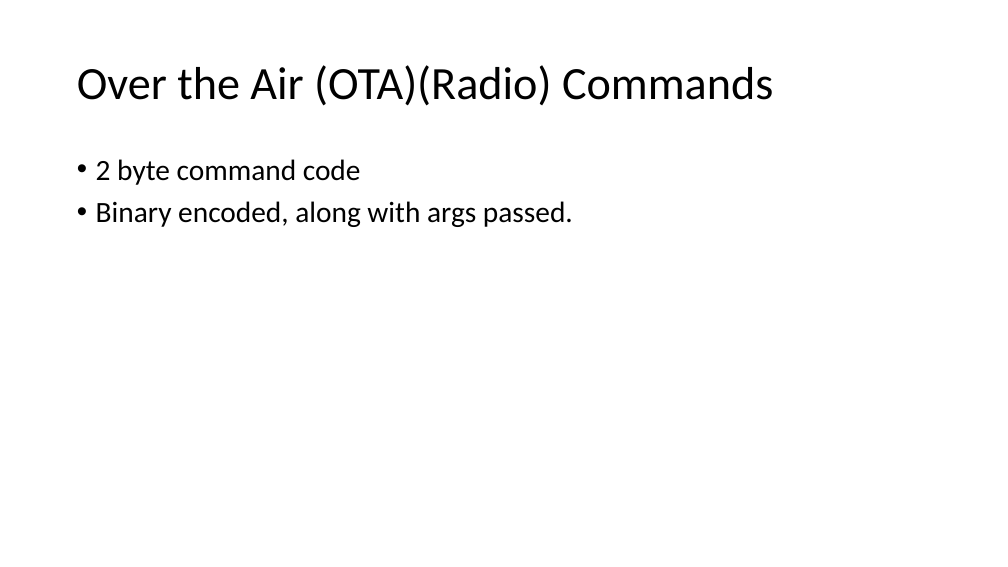
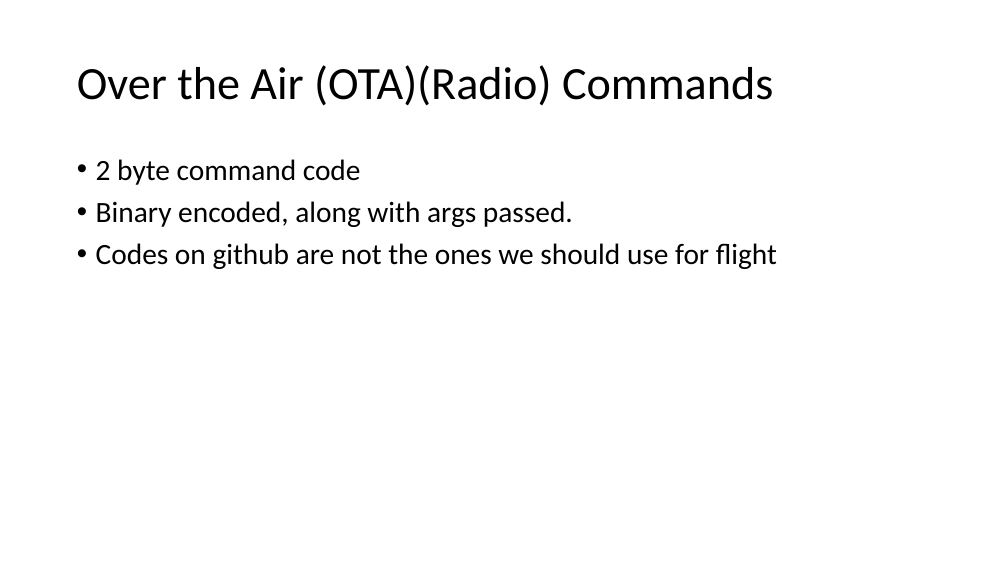
Before and after one commit to erichtang/mainboard, a slide deck: slide 27 of software/foras-promineo/Foras Promineo Software Primer.pptx. Drawn at 1008x567 pixels with LibreOffice and Linux fonts; fonts in the diff are those of the drawing. Boxes give left, top, right and bottom in pixels: in the first picture for what was removed or moved away, otherwise in the second. Text is boxed around its words. In the diff, an @@ line names an element or a change of style, - is before the commit and + after.

```diff
--- a/software/foras-promineo/Foras Promineo Software Primer.pptx
+++ b/software/foras-promineo/Foras Promineo Software Primer.pptx
@@ text at [96,243,777,269]: paragraph added @@
+• Codes on github are not the ones we should use for flight
```
Also in this commit, not shown: 3 other slides changed, 19 other files.
